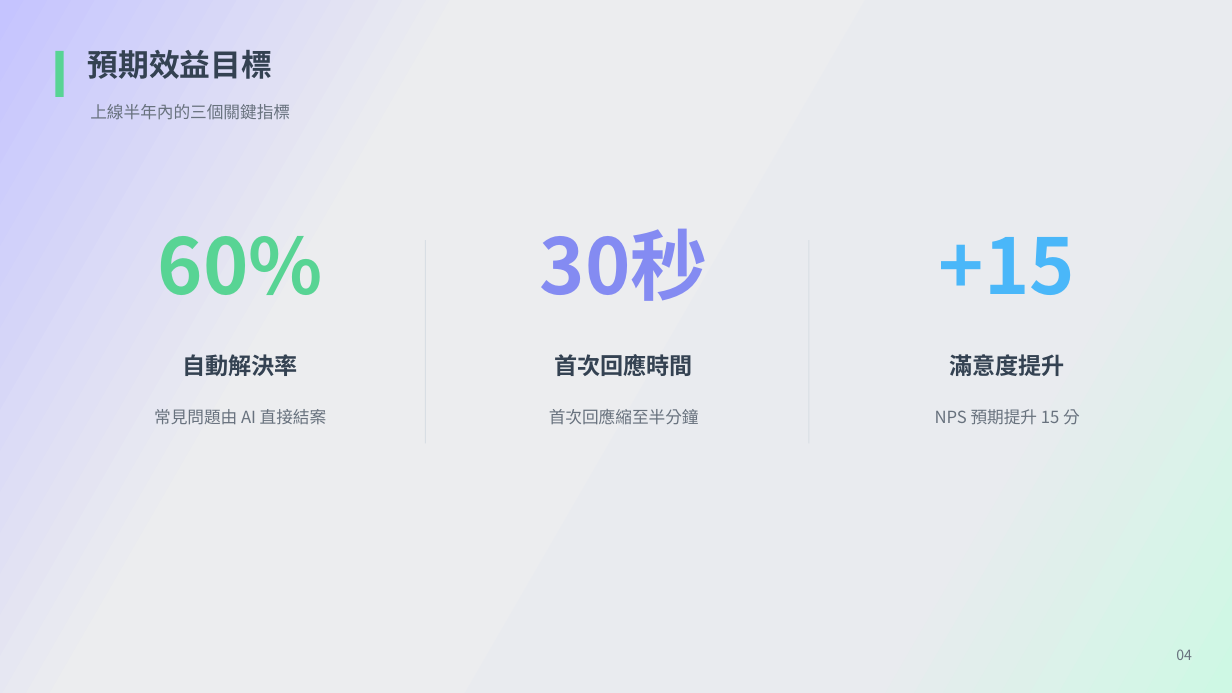
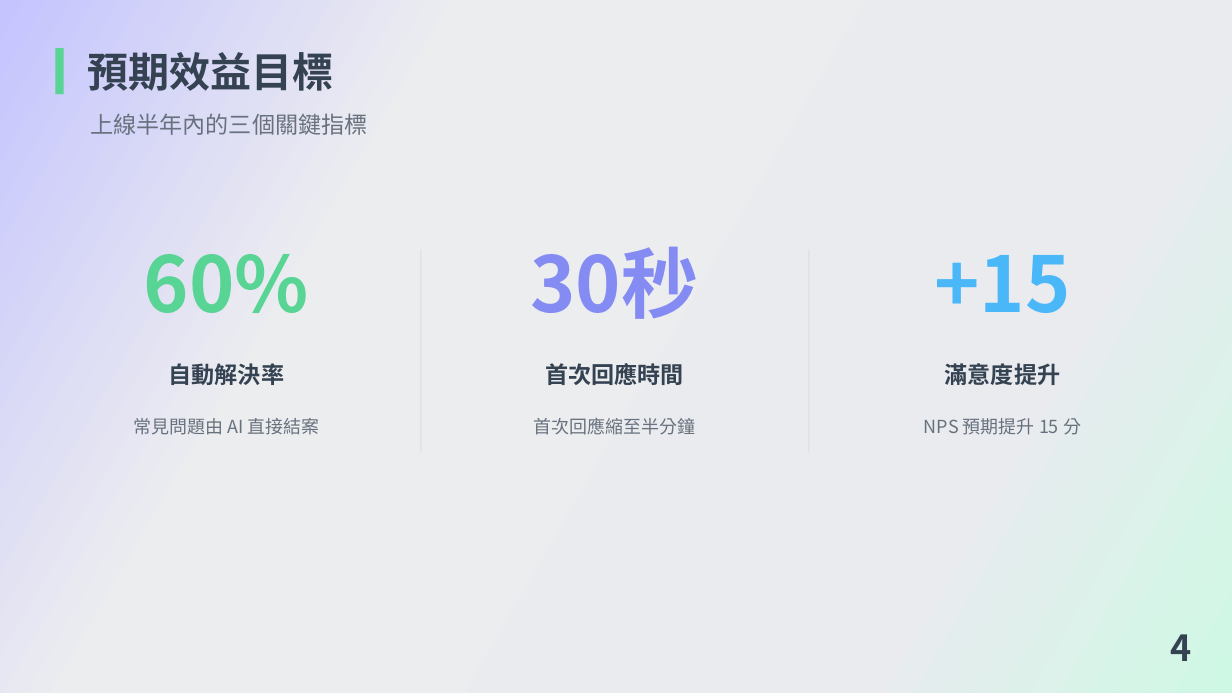
Before and after one commit to bhathko/cub-deck-builder, a slide deck: slide 4 of gpts_experiment_b/examples/demo_deck_expB.pptx. Drawn at 1232x693 pixels with LibreOffice and Linux fonts; fonts in the diff are those of the drawing; background and template pictures are left out. Boxes give left, top, right and bottom in pixels: in the first picture for what was removed or moved away, otherwise in the second. Text is boxed around its words. In the diff, an @@ line names an element or a change of style, - is before the commit and + after.

```diff
--- a/gpts_experiment_b/examples/demo_deck_expB.pptx
+++ b/gpts_experiment_b/examples/demo_deck_expB.pptx
@@ text "預期效益目標" at [88, 52, 334, 91]: size 24 to 32 pt @@
@@ text "上線半年內的三個關鍵指標": place and size @@
-text "上線半年內的三個關鍵指標" at [90, 104, 290, 119]
+text "上線半年內的三個關鍵指標" at [90, 113, 367, 135]
@@ text "上線半年內的三個關鍵指標" at [90, 113, 367, 135]: size 13 to 18 pt @@
@@ vertical alignment top to middle in 3 elements at [144, 254, 309, 313], [934, 255, 1070, 313], [530, 246, 698, 319] @@
@@ 3 texts, 1 rectangle: place and size @@
-3 texts, 1 rectangle at [425, 237, 1080, 444]
+3 texts, 1 rectangle at [421, 250, 1081, 453]
@@ 3 texts: place and size @@
-3 texts at [154, 236, 327, 425]
+3 texts at [133, 254, 320, 435]
@@ size 13 to 14 pt in 3 elements at [133, 418, 320, 435], [924, 418, 1081, 435], [533, 418, 695, 435] @@
@@ 3 texts: place and size @@
-3 texts at [540, 228, 708, 424]
+3 texts at [530, 246, 698, 435]
@@ text at [1171, 634, 1192, 661]: text changed; size 11 to 28 pt; text colour #68727E to #344252; bold on @@
-04
+4
```
Also in this commit, not shown: 2 other slides changed, 3 other files.
